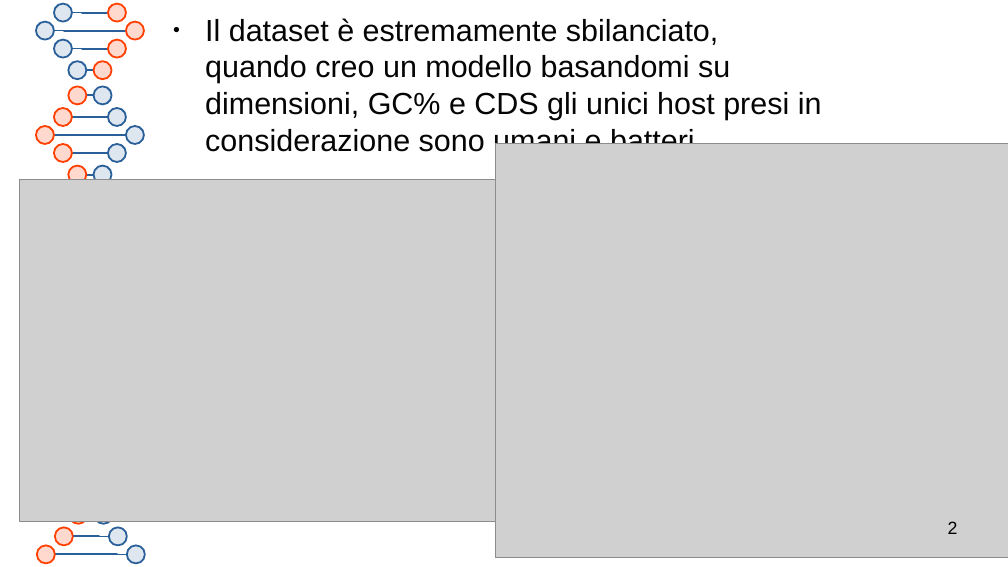
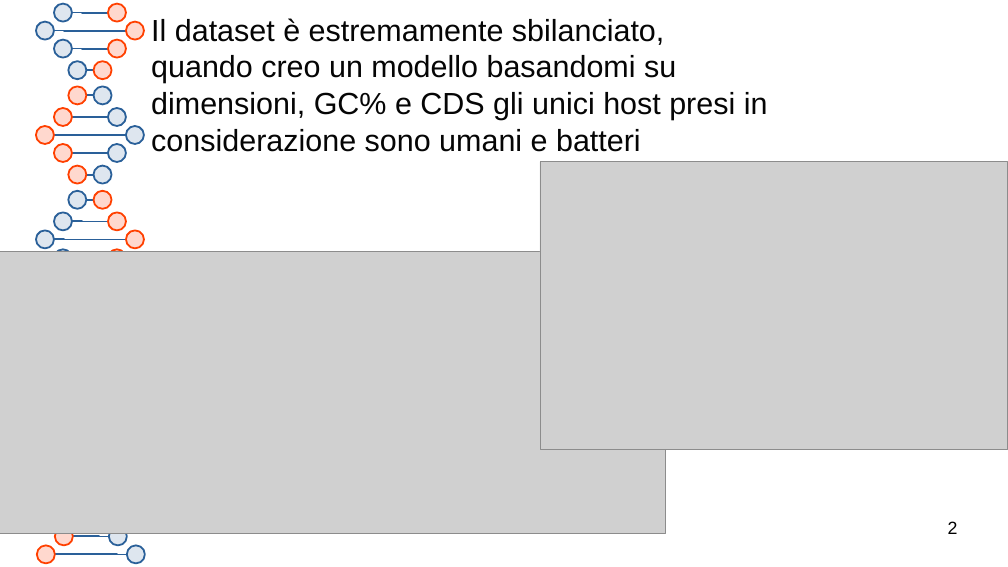
Before and after one commit to MT886505/IA-2022-2023, a slide deck: slide 2 of MT886505.odp. Drawn at 1008x567 pixels with LibreOffice and Linux fonts; fonts in the diff are those of the drawing; grey boxes stand for pictures. Boxes give left, top, right and bottom in pixels: in the first picture for what was removed or moved away, otherwise in the second. Text is boxed around its words. In the diff, an @@ line names an element or a change of style, - is before the commit and + after.

```diff
--- a/MT886505.odp
+++ b/MT886505.odp
@@ text "Il dataset è estremamente sbilanciato, ...": place and size @@
-text "Il dataset è estremamente sbilanciato, ..." at [205,18,822,156]
+text "Il dataset è estremamente sbilanciato, ..." at [151,18,768,152]
@@ text "Il dataset è estremamente sbilanciato, ..." at [151,18,768,152]: bullet ● to none @@
@@ picture: place and size @@
-picture at [496,144,1008,558]
+picture at [541,162,1008,450]
@@ ellipse: place and size @@
-ellipse at [94,506,113,524]
+ellipse at [69,191,87,209]
@@ ellipse at [69,191,87,209]: mirrored @@
@@ elbow line added from (93, 200) to (86, 200), #2A6099 1.42 pt @@
@@ ellipse at [93,191,112,209]: mirrored @@
@@ ellipse: place and size @@
-ellipse at [70,506,88,524]
+ellipse at [93,191,112,209]
@@ ellipse added at [36,231,54,249], fill #DEE6EF, outline #2A6099 1.42 pt @@
@@ ellipse added at [54,212,72,231], fill #DEE6EF, outline #2A6099 1.42 pt @@
@@ elbow line added from (72, 221) to (108, 221), #2A6099 1.42 pt @@
@@ ellipse added at [108,212,126,231], fill #FFD8CE, outline #FF4000 1.42 pt @@
@@ ellipse added at [126,231,145,249], fill #FFD8CE, outline #FF4000 1.42 pt @@
@@ picture: place and size @@
-picture at [20,180,497,522]
+picture at [0,252,666,534]
@@ elbow line added from (54, 240) to (126, 240), #2A6099 1.42 pt @@
@@ ellipse added at [54,250,72,268], fill #DEE6EF, outline #2A6099 1.42 pt @@
@@ ellipse added at [108,250,126,268], fill #FFD8CE, outline #FF4000 1.42 pt @@
```
Also in this commit, not shown: 7 other slides changed, 3 slides added, 1 other file.
